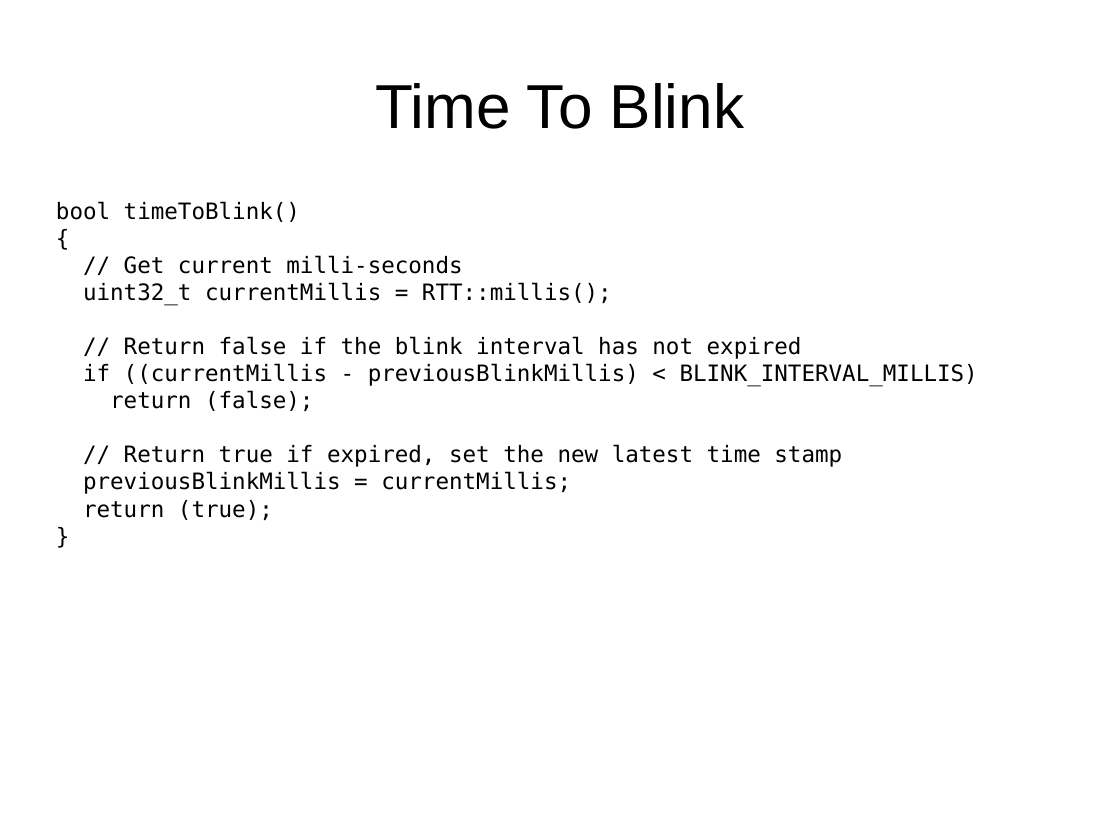
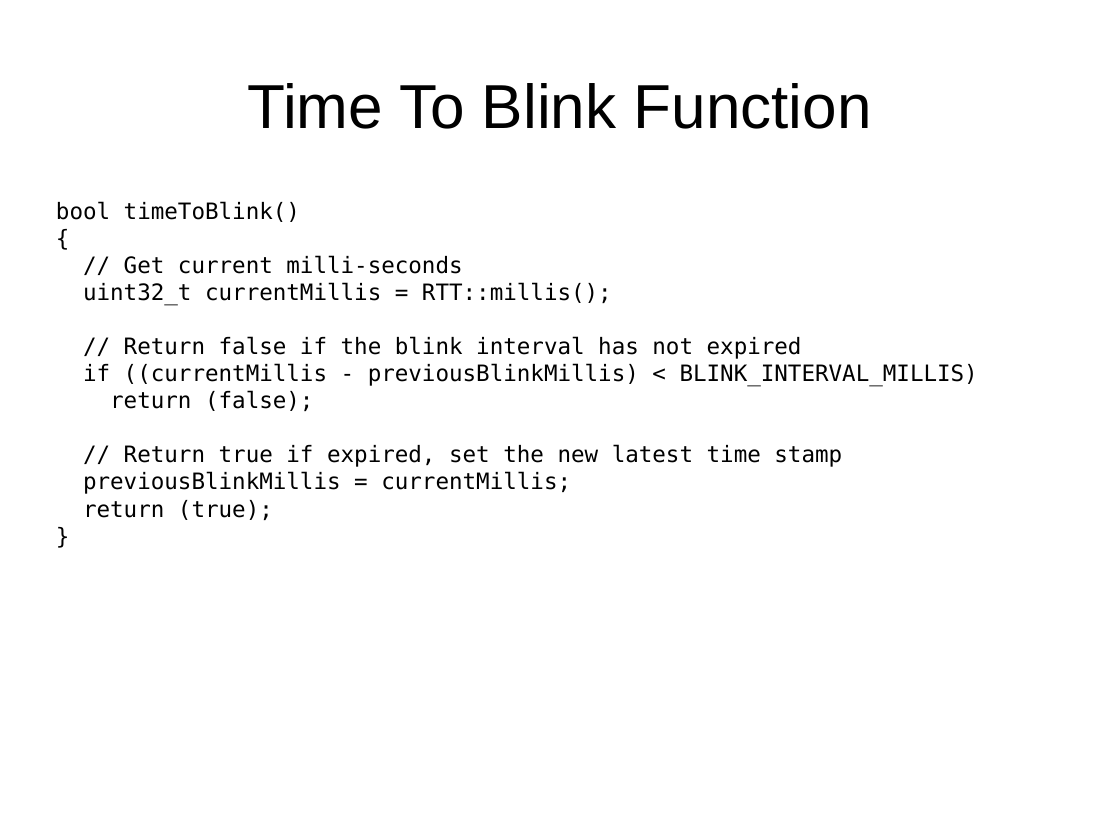
Before and after one commit to mikaelpatel/Cosa-Dolce, a slide deck: slide 6 of Lessons/00.Arduino-examples/02.Digital/Digital.odp. Drawn at 1120x840 pixels with LibreOffice and Linux fonts; fonts in the diff are those of the drawing. Boxes give left, top, right and bottom in pixels: in the first picture for what was removed or moved away, otherwise in the second. Text is boxed around its words. In the diff, an @@ line names an element or a change of style, - is before the commit and + after.

```diff
--- a/Lessons/00.Arduino-examples/02.Digital/Digital.odp
+++ b/Lessons/00.Arduino-examples/02.Digital/Digital.odp
@@ title at [247, 83, 872, 129]: text changed @@
-Time To Blink
+Time To Blink Function
```
Also in this commit, not shown: 2 other slides changed, 1 other file.
